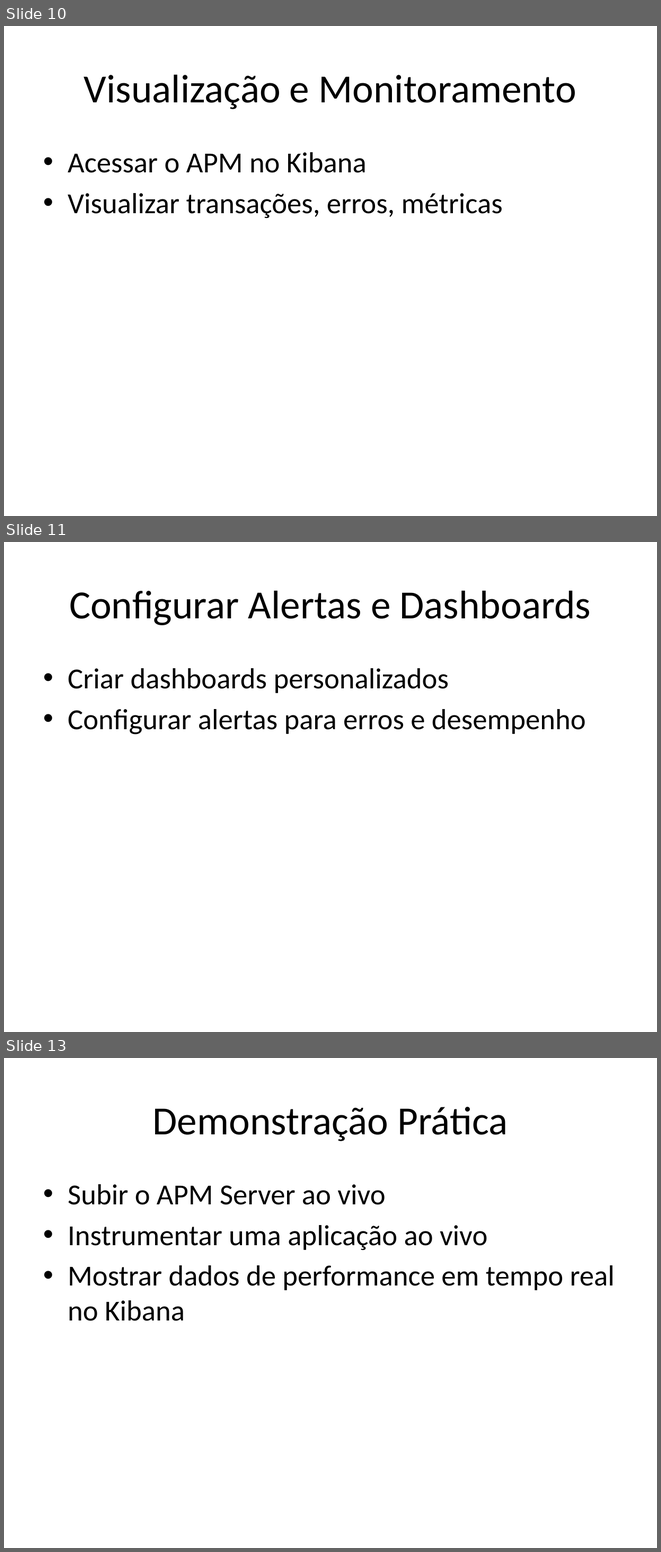
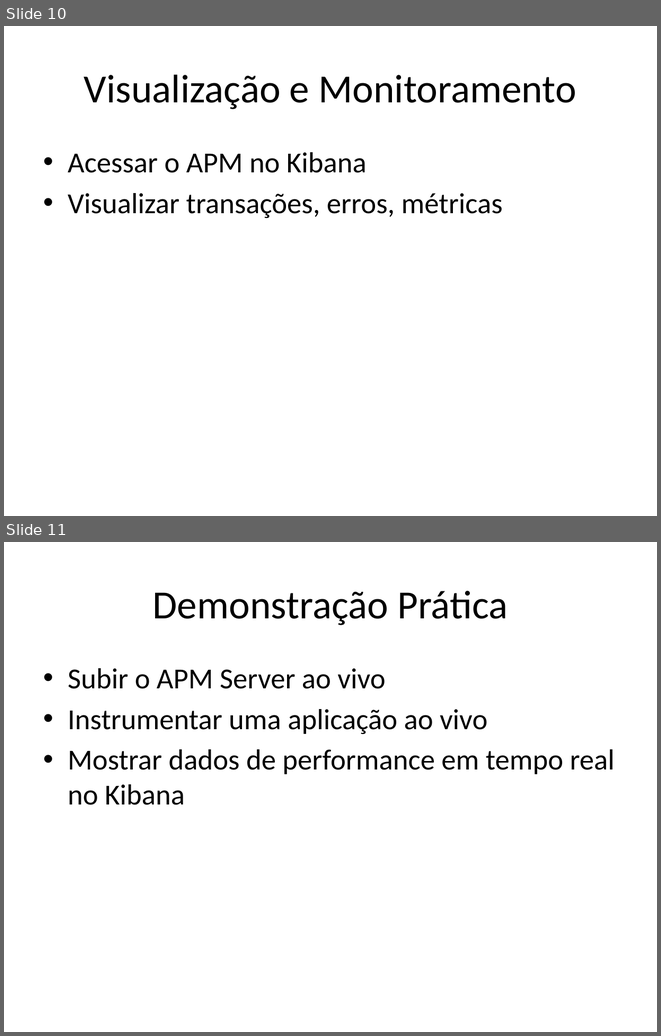
Before and after one commit to gabrielporto/2-Meetup-Elastic-Dito-em-BH, a slide deck: Elastic_APM_Presentation.pptx. Shown one above the other, each under a label of ours: slides 10, 11 and 13 before the commit, slides 10 and 11 after it; the slides between them are not shown. The pictures are 661x1552 and 661x1036 pixels, drawn with LibreOffice and Linux fonts; fonts in the diff are those of the drawing. Boxes give left, top, right and bottom in pixels: in the first picture for what was removed or moved away, otherwise in the second. Text is boxed around its words. In the diff, an @@ line names an element or a change of style, - is before the commit and + after.

```diff
--- a/Elastic_APM_Presentation.pptx
+++ b/Elastic_APM_Presentation.pptx
@@ slide 11 removed at (4, 542, 657, 1032), background #FFFFFF @@
@@ title removed at (69, 590, 591, 625) @@
-Configurar Alertas e Dashboards
@@ text removed at (68, 668, 586, 734) @@
-• Criar dashboards personalizados
-• Configurar alertas para erros e desempenho
@@ what was slide 13 is now slide 11 @@
```
Also in this commit, not shown: 2 other slides removed.
